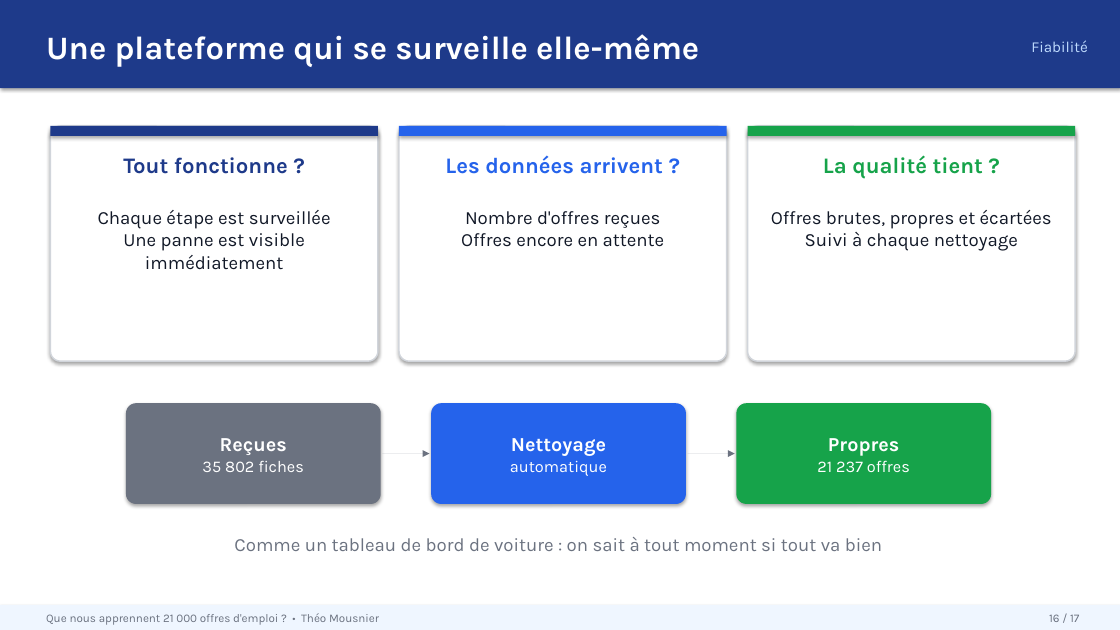
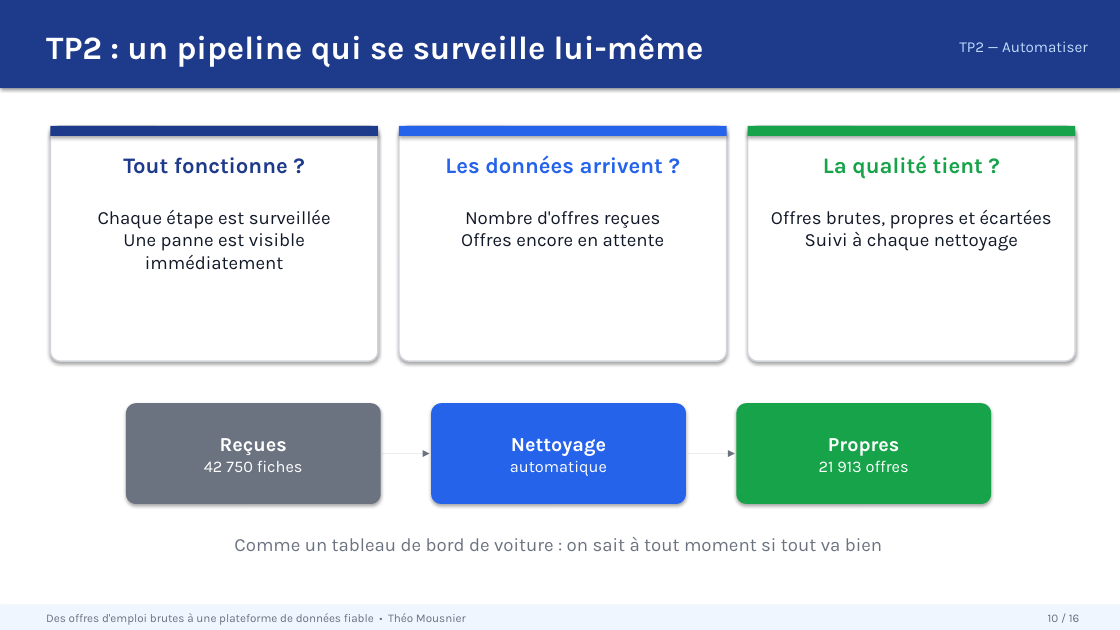
Before and after one commit to ArashiNilou/TP_Cours_Audit_Cartographie_SQL, a slide deck: slide 10 of docs/presentation/project-presentation.pptx (slide 16 before the commit). Drawn at 1120x630 pixels with LibreOffice and Linux fonts; fonts in the diff are those of the drawing. Boxes give left, top, right and bottom in pixels: in the first picture for what was removed or moved away, otherwise in the second. Text is boxed around its words. In the diff, an @@ line names an element or a change of style, - is before the commit and + after.

```diff
--- a/docs/presentation/project-presentation.pptx
+++ b/docs/presentation/project-presentation.pptx
@@ text at box(46, 34, 704, 67): text changed @@
-Une plateforme qui se surveille elle-même
+TP2 : un pipeline qui se surveille lui-même
@@ text at box(959, 41, 1088, 52): text changed @@
-Fiabilité
+TP2 — Automatiser
@@ text in rounded rectangle at box(204, 461, 303, 472): text changed @@
-35 802 fiches
+42 750 fiches
@@ text in rounded rectangle at box(819, 460, 909, 472): text changed @@
-21 237 offres
+21 913 offres
@@ text at box(46, 613, 466, 625): text changed @@
-Que nous apprennent 21 000 offres d'emploi ? • Théo Mousnier
+Des offres d'emploi brutes à une plateforme de données fiable • Théo Mousnier
@@ text at box(1048, 614, 1080, 622): text changed @@
-16 / 17
+10 / 16
```
Also in this commit, not shown: 9 other slides changed, 6 slides added, 7 slides removed.
